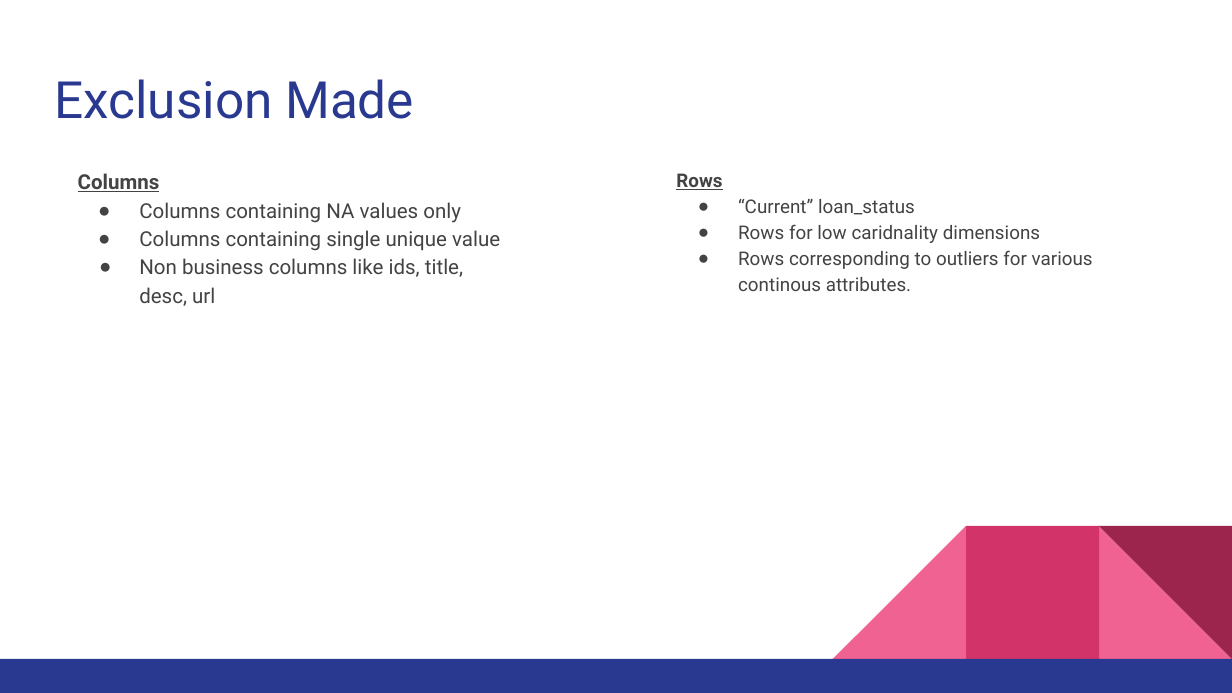
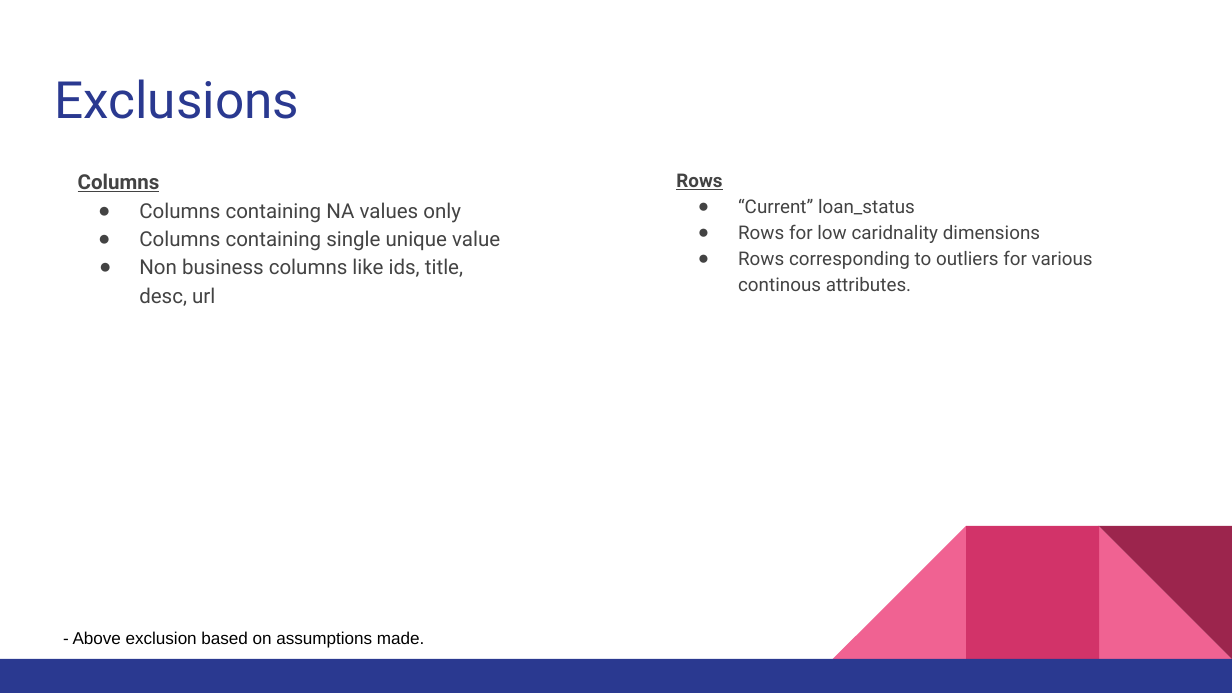
Before and after one commit to RamanPndy/LendingClubCaseStudy, a slide deck: slide 8 of Lending Club Case study.pptx. Drawn at 1232x693 pixels with LibreOffice and Linux fonts; fonts in the diff are those of the drawing. Boxes give left, top, right and bottom in pixels: in the first picture for what was removed or moved away, otherwise in the second. Text is boxed around its words. In the diff, an @@ line names an element or a change of style, - is before the commit and + after.

```diff
--- a/Lending Club Case study.pptx
+++ b/Lending Club Case study.pptx
@@ title at bbox=[54, 79, 299, 119]: text changed @@
-Exclusion Made
+Exclusions
@@ text added at bbox=[73, 631, 424, 648], 10 pt, text #000000 @@
+- Above exclusion based on assumptions made.
```
Also in this commit, not shown: 2 other slides changed, 1 other file.
